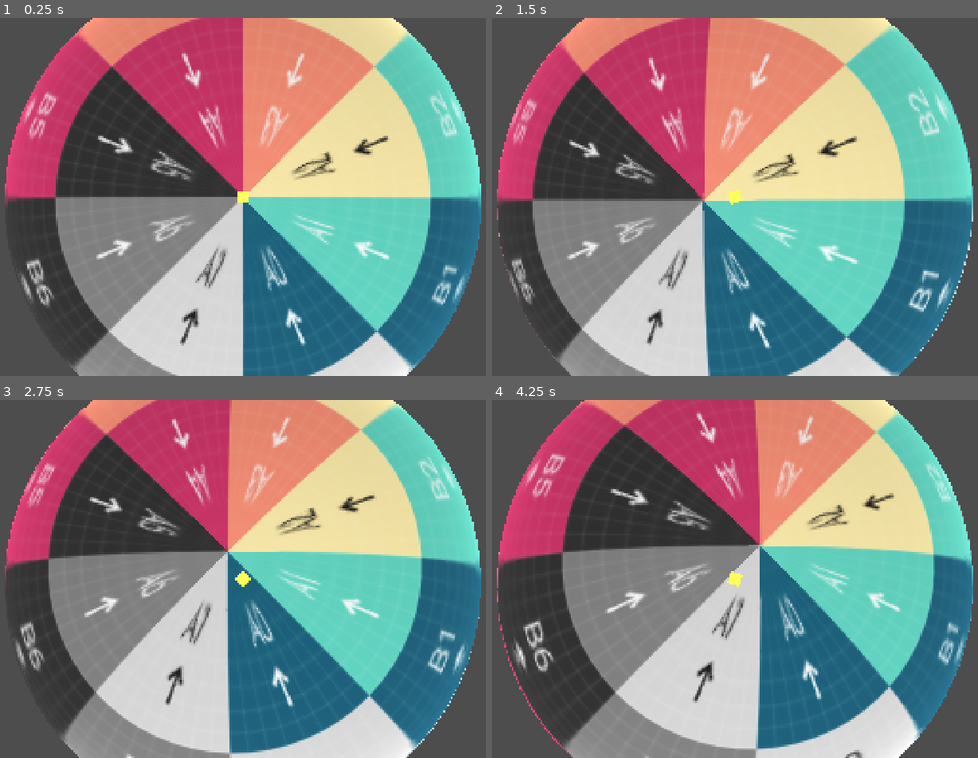
Above: before the commit, frames 1-4 (two rows, left to right).
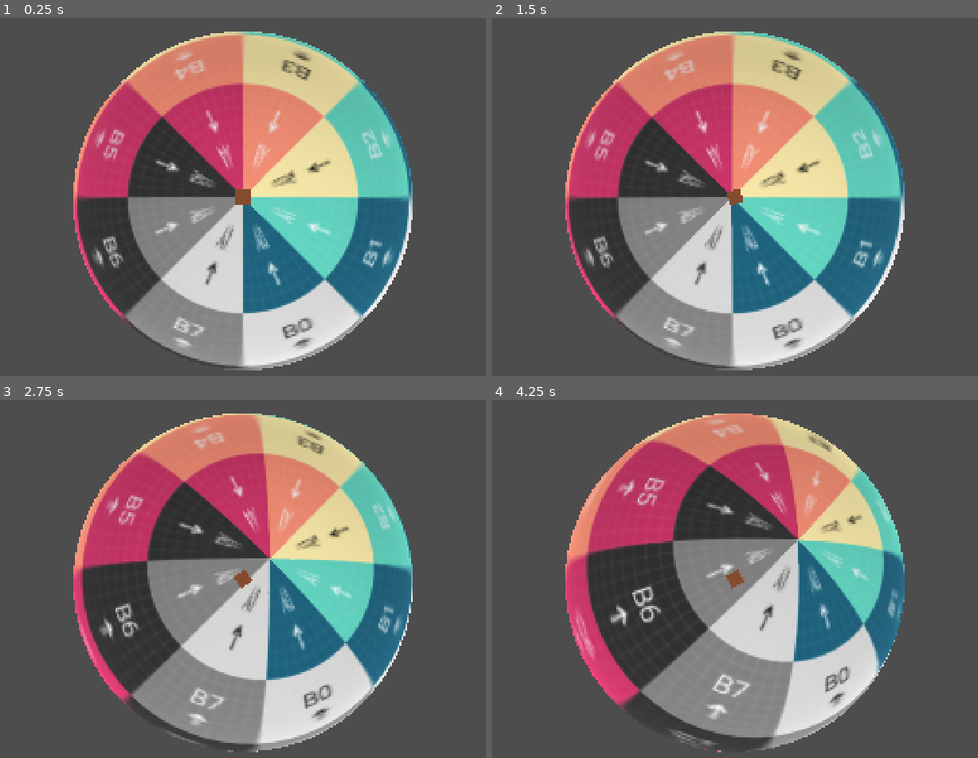
Above: after the commit, the same moments.

Repository: pgm-woutvande22/gamejam-juniperdev
Game: Godot game, scene res://scences/level.tscn
The game is run twice, just before and just after one commit, with the same random seed, the same clock (stepped at 60 frames per second) and the same inputs.
Inputs (mouse positions are in pixels of both pictures, inside the frame that each line leads up to):
- Up to frame 1 (0.25 s): no input
- Up to frame 2 (1.5 s): tap Enter at 0.5 s; move the mouse to (875, 179) at 0.52 s; hold D (move_right) 0.53-1.25 s; click (875, 179) at 0.67 s; drag from (608, 214) to (700, 268) at 1.27 s
- Up to frame 3 (2.75 s): move the mouse to (306, 500) at 2.02 s; hold D (move_right) from 2.03 s (still down); click (306, 500) at 2.17 s
- Up to frame 4 (4.25 s): release D (move_right) at 2.75 s; drag from (700, 650) to (545, 525) at 2.77 s; move the mouse to (924, 632) at 3.52 s; hold A (move_left) from 3.53 s (still down); click (924, 632) at 3.67 s

The runs differ from the first frame. In frame 1, 63% of the frame differs, in the area x 0-100%, y 0-100%; in frame 2, 70%; in frame 3, 72%; in frame 4, 73%.

Commit message:
🧃: smooth out movement
added beter mouse drag to movement

Diff:
--- a/scences/level.tscn
+++ b/scences/level.tscn
@@ -2,9 +2,10 @@
 
 [ext_resource type="Script" uid="uid://cr1pdrt4vamyh" path="res://scripts/top.gd" id="1_dckfn"]
 [ext_resource type="Texture2D" uid="uid://ch8qa1kx5775f" path="res://assets/CustomUVChecker_byValle_1K.png" id="2_qi052"]
+[ext_resource type="Texture2D" uid="uid://bwldoqvfdpq56" path="res://assets/testy.png" id="3_tas22"]
 
 [sub_resource type="StandardMaterial3D" id="StandardMaterial3D_qi052"]
-albedo_color = Color(4.8796525, 2.8984103, 0.69946414, 1)
+albedo_color = Color(0.99133664, 0.5754524, 0.372871, 1)
 metallic = 1.0
 metallic_specular = 0.27
 
@@ -13,8 +14,11 @@
 
 [sub_resource type="SphereShape3D" id="SphereShape3D_pg4a6"]
 
+[sub_resource type="StandardMaterial3D" id="StandardMaterial3D_7l045"]
+albedo_texture = ExtResource("2_qi052")
+
 [sub_resource type="StandardMaterial3D" id="StandardMaterial3D_dckfn"]
-albedo_texture = ExtResource("2_qi052")
+albedo_texture = ExtResource("3_tas22")
 
 [sub_resource type="SphereMesh" id="SphereMesh_0k001"]
 material = SubResource("StandardMaterial3D_dckfn")
@@ -28,19 +32,22 @@
 camera_path = NodePath("Camera3D")
 light_path = NodePath("DirectionalLight3D")
 radius = 10.0
-move_speed = 10.0
+move_speed = 50.0
+turn_speed = 0.5
+drag_strength = 15.0
 accel_speed = 20.0
 friction = 1.0
-camera_distance = 20.0
+camera_distance = 35.0
 camera_pitch_deg = 89.0
 
 [node name="Camera3D" type="Camera3D" parent="Top" unique_id=1564292906]
-transform = Transform3D(1, 0, 0, 0, 0.894427, 0.447214, 0, -0.447214, 0.894427, 0, -105.80496, 30)
+transform = Transform3D(1, 0, 0, 0, 0.894427, 0.447214, 0, -0.447214, 0.894427, 0, -121.40506, 134.60197)
 
 [node name="DirectionalLight3D" type="DirectionalLight3D" parent="Top" unique_id=1564292907]
 transform = Transform3D(0.7071068, 0.35355324, -0.6123725, 0, 0.86602557, 0.49999976, 0.7071068, -0.35355324, 0.6123725, 0, 13.953394, 0)
 
 [node name="TopMesh" type="MeshInstance3D" parent="Top" unique_id=2067627049]
+transform = Transform3D(2, 0, 0, 0, 2, 0, 0, 0, 2, 0, 0, 0)
 mesh = SubResource("BoxMesh_7l045")
 
 [node name="CollisionShape3D" type="CollisionShape3D" parent="Top" unique_id=1850111559]
@@ -48,4 +55,5 @@
 
 [node name="Planet" type="MeshInstance3D" parent="." unique_id=1564292905]
 transform = Transform3D(100, 0, 0, 0, 100, 0, 0, 0, 100, 0, 0, 0)
+material_override = SubResource("StandardMaterial3D_7l045")
 mesh = SubResource("SphereMesh_0k001")
--- a/scripts/top.gd
+++ b/scripts/top.gd
@@ -4,10 +4,10 @@
 @export var camera_path: NodePath            # the Camera3D that follows the top
 @export var light_path: NodePath             # the DirectionalLight3D that follows the top
 @export var radius: float = 5.0
-@export var move_speed: float = 4.0          # units/sec along the surface (also caps mouse-drag speed)
+@export var move_speed: float = 4.0          # top speed in units/sec along the surface
 @export var turn_speed: float = 1.5          # radians/sec (keyboard turning)
-@export var drag_strength: float = 8.0       # mouse-drag: how hard the top is pulled to the cursor (higher = snappier)
-@export var accel_speed: float = 12.0        # how quickly the top ramps up to drag speed (higher = snappier)
+@export var full_speed_distance: float = 6.0 # cursor distance (surface units) at which you hit top speed; closer = slower
+@export var accel_speed: float = 8.0         # acceleration (units/sec^2): caps how fast speed AND direction can change; lower = more elastic
 @export var friction: float = 2.0            # how quickly it coasts to a stop when you let go (lower = longer glide)
 @export var spin_visual_speed: float = 1080.0 # deg/sec, purely cosmetic
 @export var camera_distance: float = 10.0    # how far the camera sits from the top
@@ -59,8 +59,9 @@
 			var dist := acos(cos_a) * radius          # surface distance to the cursor
 			var dir := to_dir - up * cos_a            # tangent pointing toward the cursor
 			if dir.length() > 0.0001:
-				# speed scales with distance (eases off as the cursor nears the top), capped
-				target_vel = dir.normalized() * min(dist * drag_strength, move_speed)
+				# speed ramps linearly from 0 (cursor on the top) to move_speed at full_speed_distance
+				var t := clampf(dist / maxf(full_speed_distance, 0.001), 0.0, 1.0)
+				target_vel = dir.normalized() * (move_speed * t)
 	else:
 		# keyboard fallback when not dragging
 		var turn := Input.get_axis("move_right", "move_left")
@@ -69,9 +70,18 @@
 		if fwd != 0.0:
 			target_vel = heading * (fwd * move_speed)
 
-	# --- ease velocity toward the target: accelerate while driven, coast when released ---
-	var rate := accel_speed if target_vel.length() > 0.01 else friction
-	surface_vel = surface_vel.lerp(target_vel, clampf(rate * delta, 0.0, 1.0))
+	# --- ease velocity toward the target at a capped rate, so the top can't change speed OR
+	#     direction instantly: it must decelerate out of its current heading and accelerate into
+	#     the new one, giving an elastic turn. coast to a stop with friction when released ---
+	if target_vel.length() > 0.01:
+		var dv := target_vel - surface_vel
+		var max_step := accel_speed * delta
+		if dv.length() > max_step:
+			surface_vel += dv * (max_step / dv.length())
+		else:
+			surface_vel = target_vel
+	else:
+		surface_vel = surface_vel.lerp(Vector3.ZERO, clampf(friction * delta, 0.0, 1.0))
 
 	# --- move along the surface by the current velocity, carrying the velocity with us ---
 	var speed := surface_vel.length()
Binary file added: assets/testy.png
Not shown, added: assets/testy.png.import
